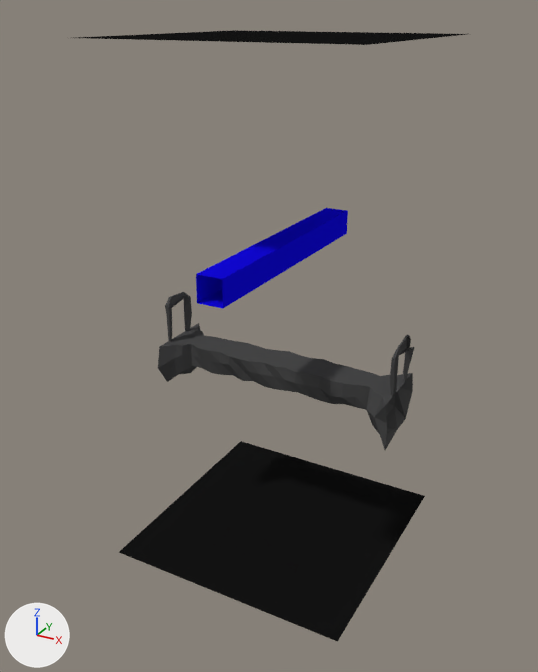
Renders of the Blender file assets/levels/double_pathway/double_pathway.blend from each side of a commit.
The view is the same before and after, from a camera (50 mm lens) standing at (25.1, -47.8, 21.7) and looking at (-0.5, -1.1, -1.7). The axes (+X, +Y, +Z) are drawn at lower left. The lights are the same throughout.

Before the edit, the objects in view are built like this:
```python
ob_depthsupper = bpy.data.objects.new('DepthsUpper', me_plane)
ob_depthsupper.location = (0.0, 0.0, 20.0)
ob_depthsupper.rotation_euler = (0.0, 3.142, 0.0)  # degrees (0, 180, 0)
ob_stonearchway = bpy.data.objects.new('StoneArchway', me_plane_001)
ob_stonearchway.location = (10.0, 0.0, -4.0)
ob_stonearchway2 = bpy.data.objects.new('StoneArchway2', me_plane_001)
ob_stonearchway2.location = (-10.0, 0.0, -4.0)
ob_stonearchway2.rotation_euler = (0.0, 0.0, 3.142)  # degrees (0, 0, 180)
ob_stonelanding = bpy.data.objects.new('StoneLanding', me_cube_004)
ob_stonelanding.location = (9.0, 0.0, -5.0)
ob_stonelanding_001 = bpy.data.objects.new('StoneLanding.001', me_cube_004)
ob_stonelanding_001.location = (-9.0, 0.0, -5.0)
ob_stonelanding_001.rotation_euler = (0.0, 0.0, 3.142)  # degrees (0, 0, 180)
ob_stonepathway = bpy.data.objects.new('StonePathway', me_cube_005)
ob_stonepathway.location = (0.0, 0.0, -5.0)
# also in view: 'PathwayUpper' at (0.0, 0.0, 5.0); 'DepthsLower' at (0.0, 0.0, -20.0)
```
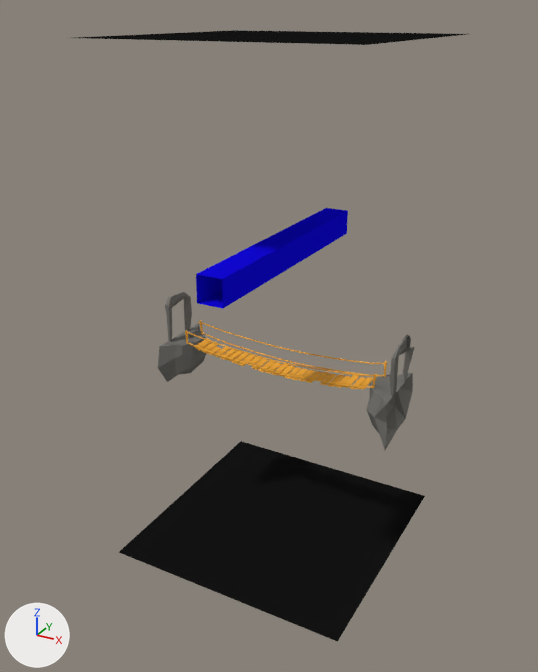
Commit message: added rope bridge to the blender file

Location of each change, (x1, y1, x2, y2) in pixels of the pictures (538 x 672 px):
'StonePathway', hidden: before (191, 336, 380, 410)
'RopeBridge', added (orange): after (185, 321, 387, 389)
    faces in mat_matrope (orange #f6ae3f): (185, 321, 387, 389)
    faces in mat_matstone (grey #797772): (191, 336, 380, 386)
'StoneLanding', recoloured: (366, 373, 413, 450) in both
'StoneLanding.001', recoloured: (158, 323, 208, 382) in both
'StoneArchway', recoloured: (390, 335, 415, 396) in both
'StoneArchway2', recoloured: (165, 292, 192, 341) in both

The change in detail:
Material 'MatStone' (mat_matstone) changes colour from dark grey #4b4b4b to grey #797772; in linear values from (0.07, 0.07, 0.07) to (0.19, 0.184, 0.168).
Material 'MatRope' (mat_matrope) is new.
Its base color is (0.922, 0.423, 0.0497) (orange #f6ae3f).
Mesh me_plane_033 is new.
It has 814 vertices, 699 faces and spans x -8.5..8.6, y -1.3..1.3, z -2.0..1.2.
Faces by material slot: [673, 26].
It uses material mat_matrope (orange #f6ae3f).
It uses material mat_matstone (grey #797772).
Object 'StonePathway' (ob_stonepathway) is now hidden.
Object 'RopeBridge' (ob_ropebridge) is new; it shows me_plane_033.
Its location is (0.0, 0.0, -4.0).
Its rotation in degrees is (0, 0, 180).
